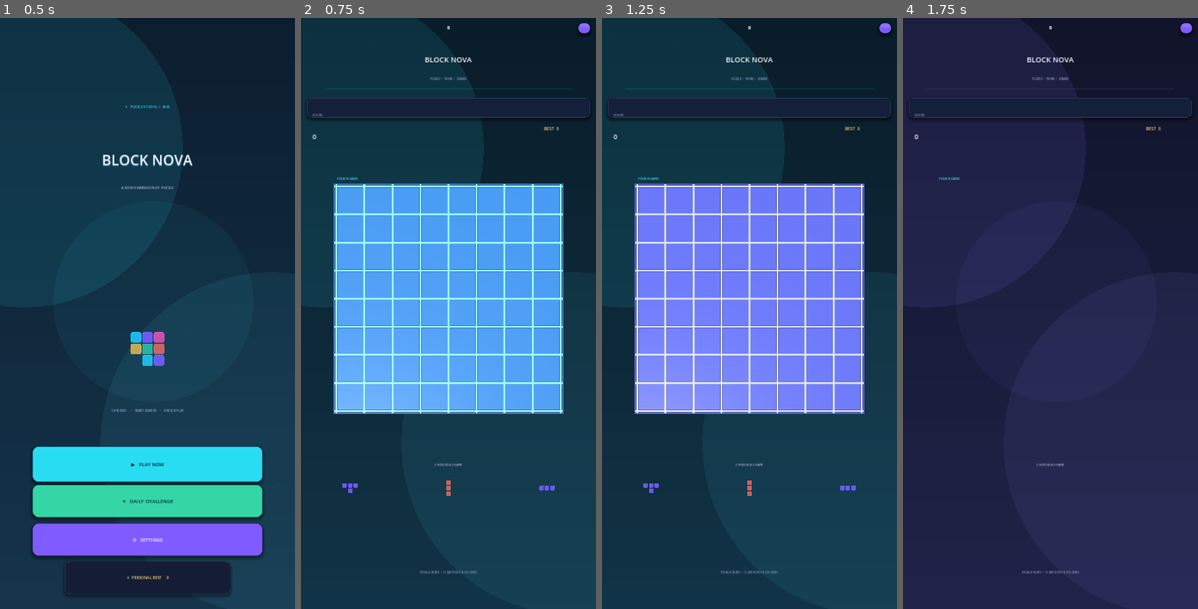
Above: before the commit, frames 1-4 (left to right).
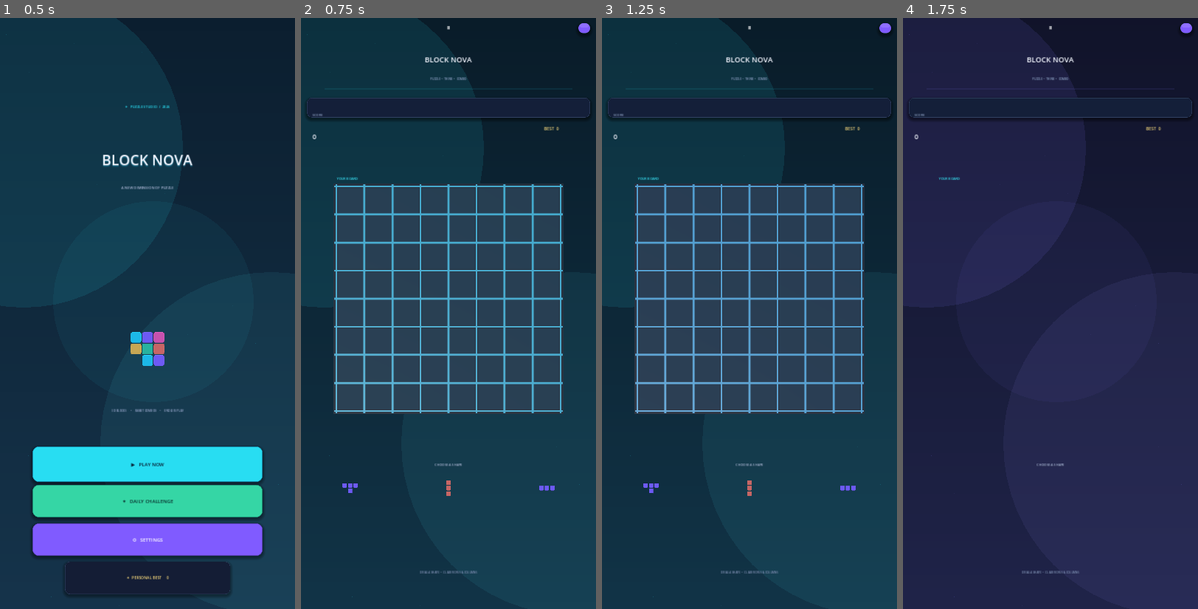
Above: after the commit, the same moments.

Repository: mahdialloui01-art/BlockNova
Game: Godot game, scene res://scenes/main.tscn
The game is run twice, just before and just after one commit, with the same random seed, the same clock (stepped at 60 frames per second) and the same inputs.
Inputs (mouse positions are in pixels of both pictures, inside the frame that each line leads up to):
- Up to frame 1 (0.5 s): no input
- Up to frame 2 (0.75 s): click "▶ PLAY NOW" at 0.5 s
- Up to frame 3 (1.25 s): no input
- Up to frame 4 (1.75 s): move the mouse to (1115, 283) at 1.27 s; click (1115, 283) at 1.42 s

Frame 1 is identical in both runs. In frame 2, 30% of the frame differs, in the area x 11-89%, y 28-80%; in frame 3, 30%; in frame 4, nothing differs.

Commit message:
Fix 3D board tile shadows and color contrast

Diff:
--- a/scripts/main_2_5d.gd
+++ b/scripts/main_2_5d.gd
@@ -97,7 +97,9 @@
     var light := DirectionalLight3D.new()
     light.rotation_degrees = Vector3(-48, -28, 0)
     light.light_energy = 1.30
-    light.shadow_enabled = true
+    # Tile shadows were producing muddy black halos inside the small 8x8 wells.
+    # Keep the lighting clean and use material shading for depth instead.
+    light.shadow_enabled = false
     light.shadow_bias = 0.05
     _world_root.add_child(light)
 
@@ -282,6 +284,7 @@
     instance.material_override = _material_for(color)
     instance.scale = Vector3(world_scale, world_scale * vertical_scale, world_scale)
     instance.position = _screen_to_board_plane(at) + Vector3(0, lift, 0)
+    instance.cast_shadow = GeometryInstance3D.SHADOW_CASTING_SETTING_OFF
     _models_root.add_child(instance)
     _add_center_glow(instance, world_scale, color)
 
@@ -356,29 +359,31 @@
     mesh.surface_set_material(1, floor_mat)
     mesh.surface_set_material(2, wall_mat)
     _update_board_theme()
-    board_node.cast_shadow = GeometryInstance3D.SHADOW_CASTING_SETTING_ON
+    board_node.cast_shadow = GeometryInstance3D.SHADOW_CASTING_SETTING_OFF
     _models_root.add_child(board_node)
     return board_node
 
 func _update_board_theme() -> void:
-    # The recessed floors, raised rails and solid outer body share the dominant
-    # tile hue, but use different luminance levels to preserve depth and contrast.
+    # Keep empty wells dark and neutral so every placed tile keeps its own color.
+    # The dominant hue is used only as a restrained accent on the frame and rails.
     var tint: Color = _theme_color
     if _board_base_material != null:
-        _board_base_material.albedo_color = tint.darkened(0.58).lerp(Color("#10182B"), 0.30)
+        _board_base_material.albedo_color = Color("#081722").lerp(tint.darkened(0.72), 0.12)
         _board_base_material.emission_enabled = true
-        _board_base_material.emission = tint.darkened(0.42)
-        _board_base_material.emission_energy_multiplier = 0.16
+        _board_base_material.emission = tint.darkened(0.62)
+        _board_base_material.emission_energy_multiplier = 0.045
+        _board_base_material.roughness = 0.78
     if _board_floor_material != null:
-        _board_floor_material.albedo_color = tint.darkened(0.34).lerp(Color("#17223A"), 0.34)
-        _board_floor_material.emission_enabled = true
-        _board_floor_material.emission = tint
-        _board_floor_material.emission_energy_multiplier = 0.10
+        _board_floor_material.albedo_color = Color("#102936").lerp(tint.darkened(0.66), 0.10)
+        _board_floor_material.emission_enabled = false
+        _board_floor_material.emission_energy_multiplier = 0.0
+        _board_floor_material.roughness = 0.88
     if _board_wall_material != null:
-        _board_wall_material.albedo_color = tint.lightened(0.10).darkened(0.12)
+        _board_wall_material.albedo_color = Color("#267D82").lerp(tint.lightened(0.10), 0.24)
         _board_wall_material.emission_enabled = true
-        _board_wall_material.emission = tint.lightened(0.18)
-        _board_wall_material.emission_energy_multiplier = 0.34
+        _board_wall_material.emission = tint.lightened(0.12)
+        _board_wall_material.emission_energy_multiplier = 0.12
+        _board_wall_material.roughness = 0.52
 
 func _update_drag_preview(ghost_origin: Vector2i) -> void:
     if _viewport == null or _models_root == null or selected < 0 or selected >= pieces.size():
